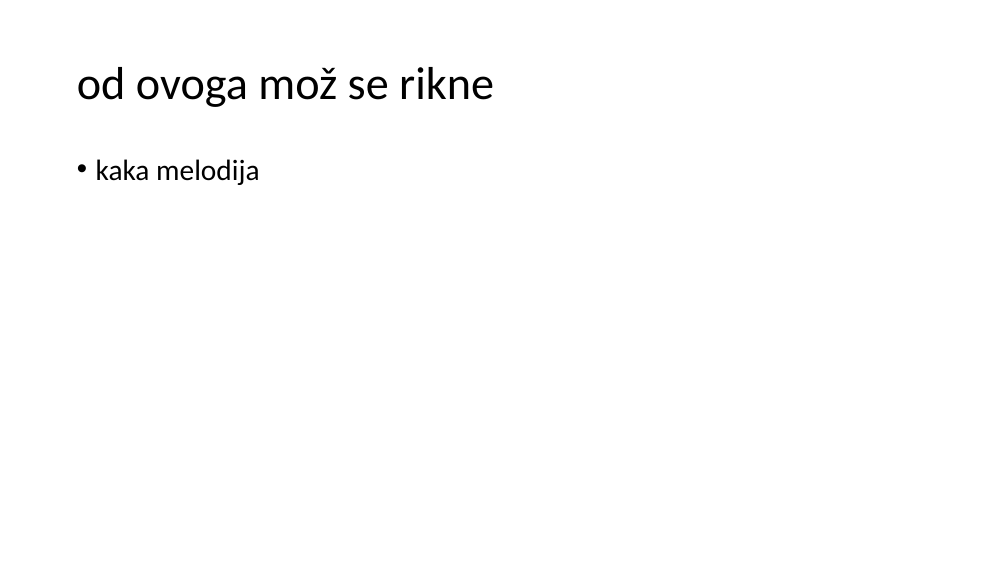
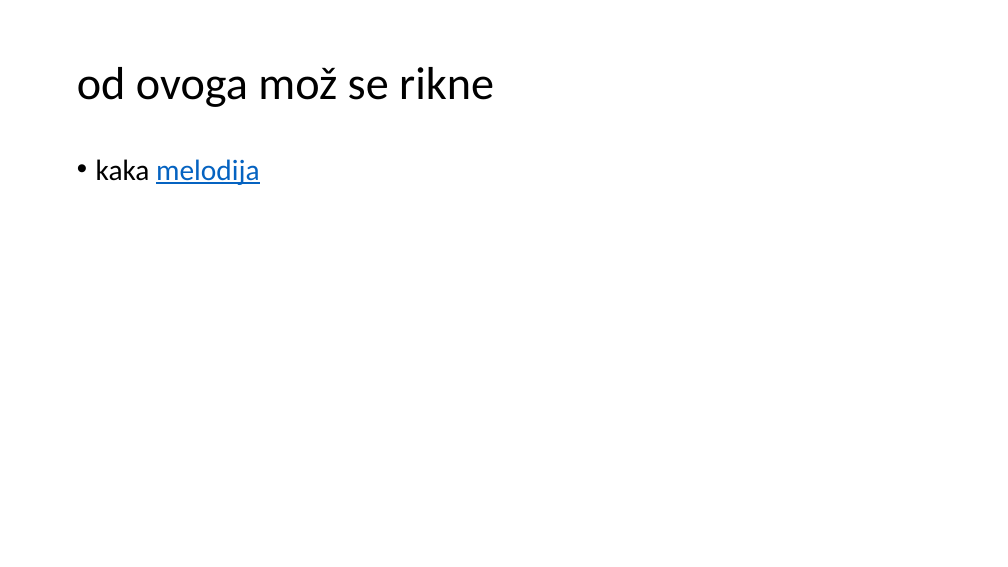
Before and after one commit to BoggyGames/Boggy-Games, a slide deck: slide 5 of projects/Zidareva ljubav DVA.pptx. Drawn at 1008x567 pixels with LibreOffice and Linux fonts; fonts in the diff are those of the drawing. Boxes give left, top, right and bottom in pixels: in the first picture for what was removed or moved away, otherwise in the second. Text is boxed around its words. In the diff, an @@ line names an element or a change of style, - is before the commit and + after.

```diff
--- a/projects/Zidareva ljubav DVA.pptx
+++ b/projects/Zidareva ljubav DVA.pptx
@@ text "kaka melodija" at (96,159,260,185): text colour #000000 to #0563C1, underline on in "melodija" @@
```
